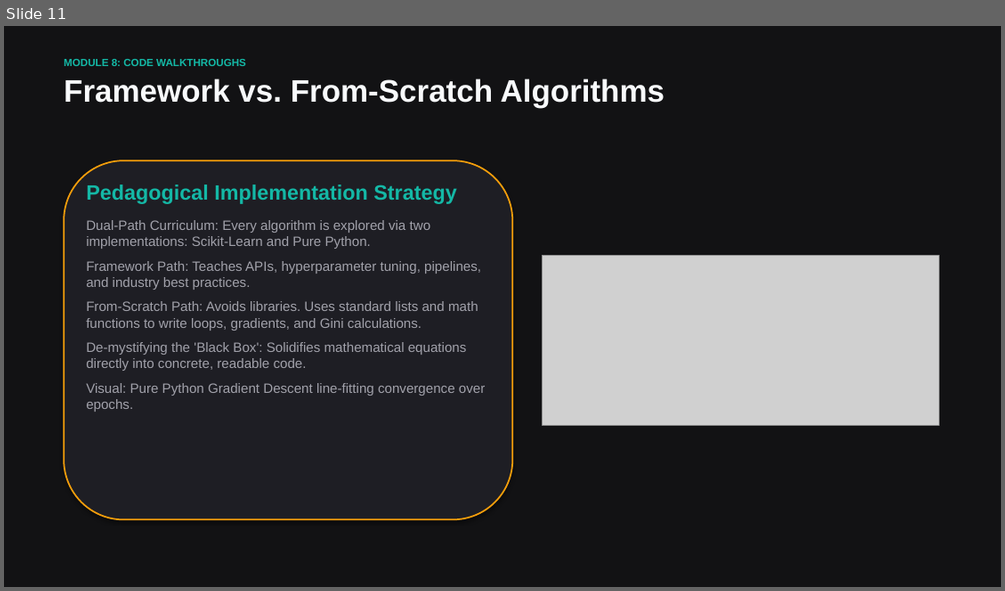
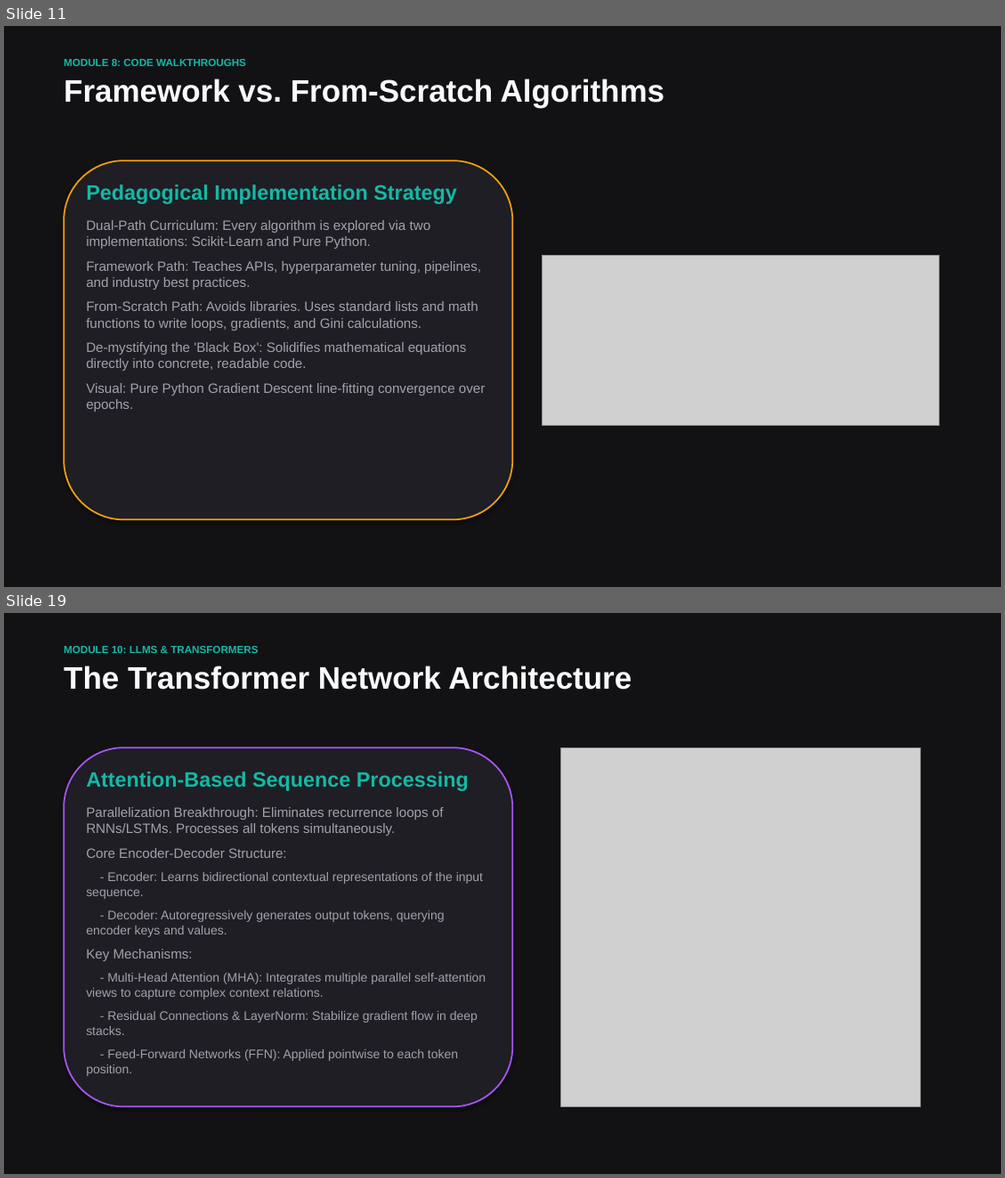
Before and after one commit to vdonthireddy/ai-course, a slide deck: machine_learning_fundamentals.pptx. Shown one above the other, each under a label of ours: slide 11 before the commit, slides 11 and 19 after it; the slides between them are not shown. The pictures are 1005x591 and 1005x1178 pixels, drawn with LibreOffice and Linux fonts; fonts in the diff are those of the drawing; grey boxes stand for pictures. Boxes give left, top, right and bottom in pixels: in the first picture for what was removed or moved away, otherwise in the second. Text is boxed around its words. In the diff, an @@ line names an element or a change of style, - is before the commit and + after.

Commit message:
Expand ML fundamentals presentation with Deep Learning and Agentic AI slides

```diff
--- a/machine_learning_fundamentals.pptx
+++ b/machine_learning_fundamentals.pptx
@@ slide 19 added at box(4, 613, 1001, 1174), background #121214 @@
@@ text added at box(64, 646, 258, 653), 10 pt, text #14B8A6, bold @@
+MODULE 10: LLMS & TRANSFORMERS
@@ text added at box(64, 666, 631, 690), 30 pt, text #F8FAFC, bold @@
+The Transformer Network Architecture
@@ rounded rectangle added at box(64, 747, 512, 1107), fill #1E1E24, outline #A855F7 1.5 pt @@
@@ text added at box(86, 771, 485, 1076), 12 pt, text #A1A1AA @@
+Attention-Based Sequence Processing
+Parallelization Breakthrough: Eliminates recurrence loops of RNNs/LSTMs. Processes all tokens simultaneously.
+Core Encoder-Decoder Structure:
+- Encoder: Learns bidirectional contextual representations of the input sequence.
+- Decoder: Autoregressively generates output tokens, querying encoder keys and values.
+Key Mechanisms:
+- Multi-Head Attention (MHA): Integrates multiple parallel self-attention views to capture complex context relations.
+- Residual Connections & LayerNorm: Stabilize gradient flow in deep stacks.
+- Feed-Forward Networks (FFN): Applied pointwise to each token position.
@@ picture added at box(561, 747, 920, 1107) @@
```
Also in this commit, not shown: 6 slides changed, 9 other slides added, 2 other files.
